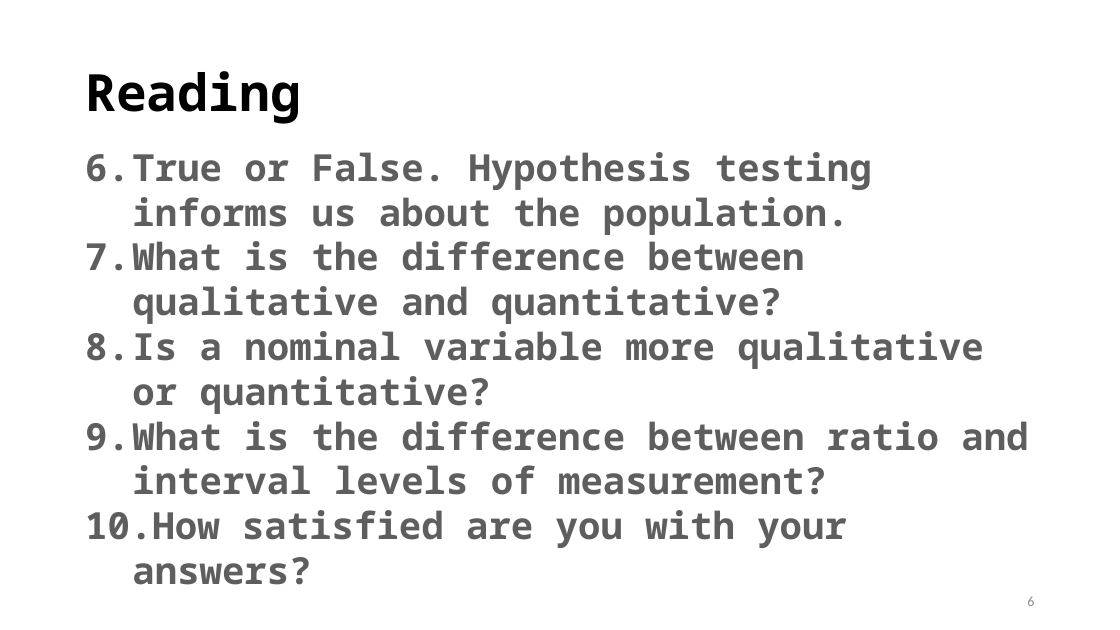
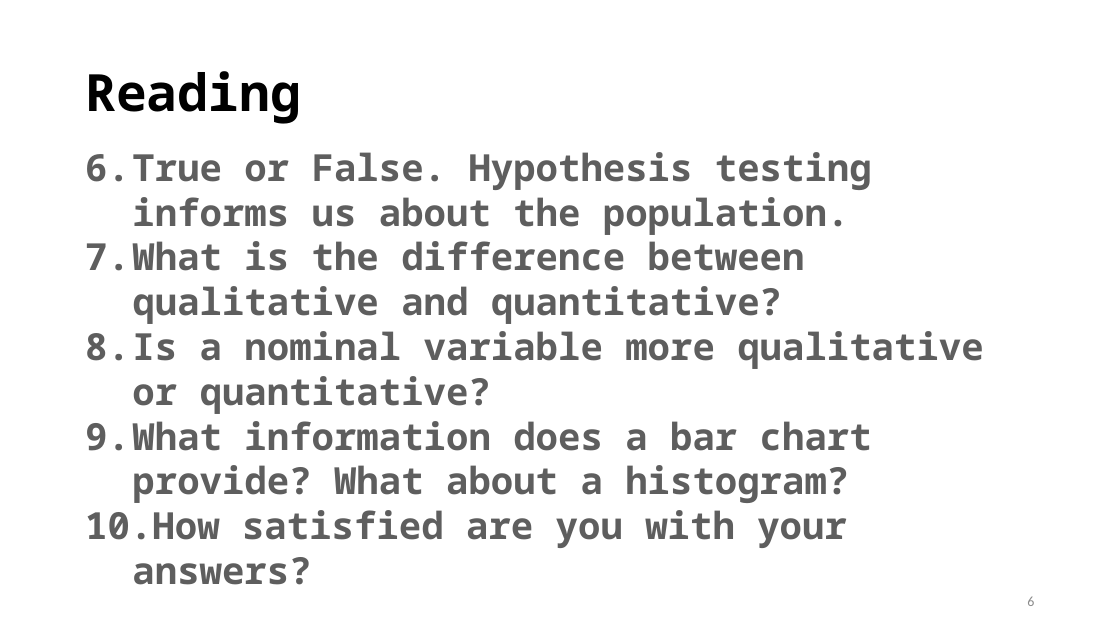
Before and after one commit to TysonStanley/EDU-6050, a slide deck: slide 6 of Slides/03_EDUC_6050_2018.pptx. Drawn at 1120x630 pixels with LibreOffice and Linux fonts; fonts in the diff are those of the drawing. Boxes give left, top, right and bottom in pixels: in the first picture for what was removed or moved away, otherwise in the second. Text is boxed around its words. In the diff, an @@ line names an element or a change of style, - is before the commit and + after.

```diff
--- a/Slides/03_EDUC_6050_2018.pptx
+++ b/Slides/03_EDUC_6050_2018.pptx
@@ text at [85,421,872,503]: text changed @@
-9. What is the difference between ratio and interval levels of measurement?
+9. What information does a bar chart provide? What about a histogram?
```
Also in this commit, not shown: 5 other slides changed, 1 slide added, 1 slide removed, 4 other files.
